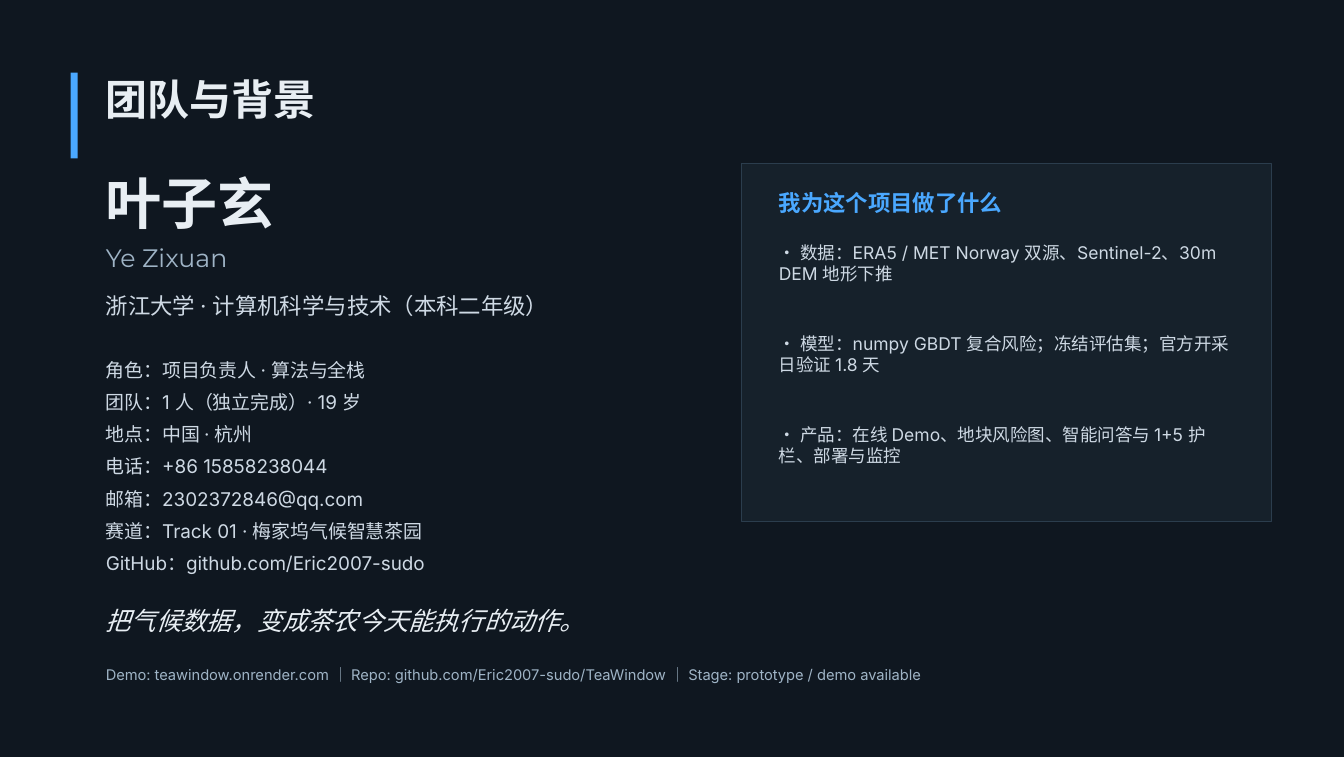
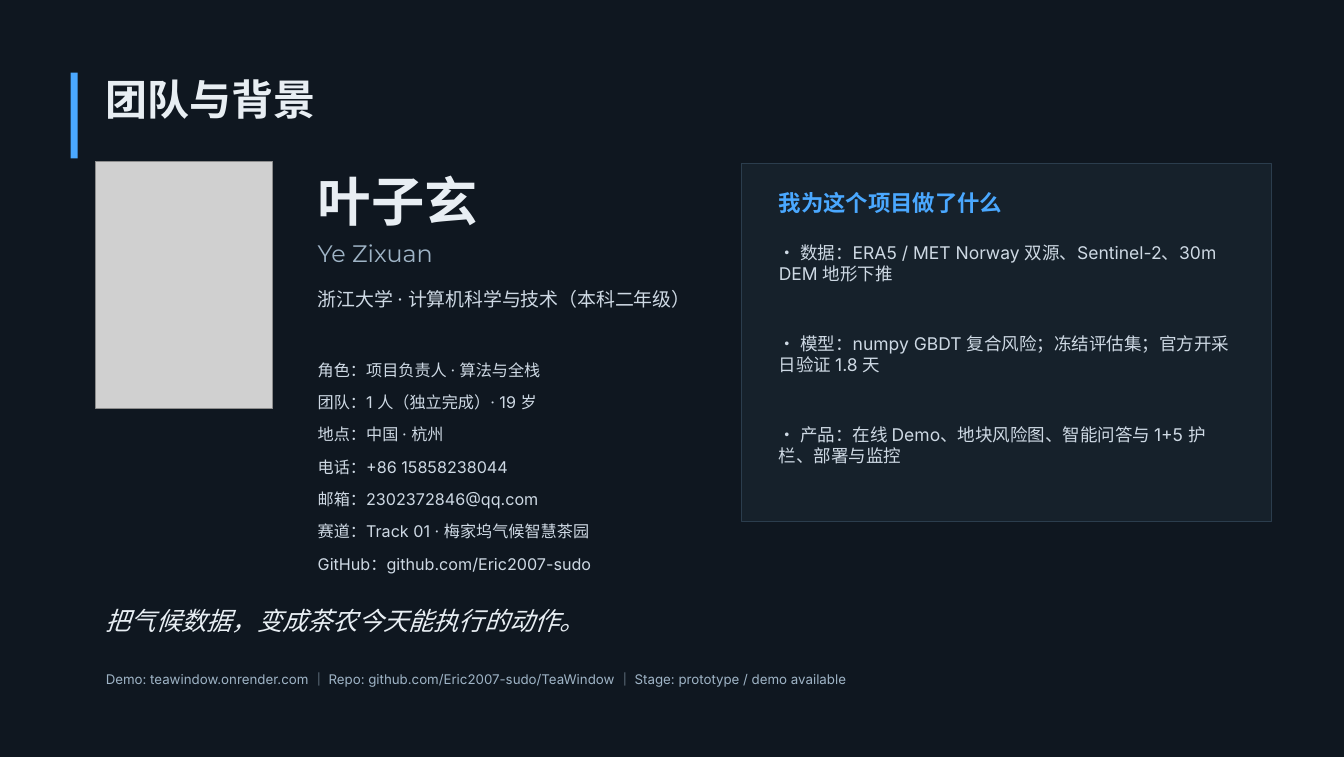
Before and after one commit to Eric2007-sudo/TeaWindow, a slide deck: slide 2 of submit/02_TeaWindow_Pitch_CN_14p.pptx. Drawn at 1344x757 pixels with LibreOffice and Linux fonts; fonts in the diff are those of the drawing; grey boxes stand for pictures. Boxes give left, top, right and bottom in pixels: in the first picture for what was removed or moved away, otherwise in the second. Text is boxed around its words. In the diff, an @@ line names an element or a change of style, - is before the commit and + after.

```diff
--- a/submit/02_TeaWindow_Pitch_CN_14p.pptx
+++ b/submit/02_TeaWindow_Pitch_CN_14p.pptx
@@ picture added at [96, 161, 272, 409] @@
@@ text "叶子玄": place and size @@
-text "叶子玄" at [106, 176, 274, 229]
+text "叶子玄" at [318, 175, 478, 226]
@@ text "叶子玄" at [318, 175, 478, 226]: size 40 to 38 pt @@
@@ text "Ye Zixuan": place and size @@
-text "Ye Zixuan" at [106, 248, 227, 267]
+text "Ye Zixuan" at [318, 244, 433, 262]
@@ text "Ye Zixuan" at [318, 244, 433, 262]: size 18 to 17 pt @@
@@ text "浙江大学 · 计算机科学与技术（本科二年级）": place and size @@
-text "浙江大学 · 计算机科学与技术（本科二年级）" at [106, 295, 548, 316]
+text "浙江大学 · 计算机科学与技术（本科二年级）" at [318, 290, 690, 308]
@@ text "浙江大学 · 计算机科学与技术（本科二年级）" at [318, 290, 690, 308]: size 16 to 13.5 pt @@
@@ text "角色：项目负责人 · 算法与全栈": place and size @@
-text "角色：项目负责人 · 算法与全栈" at [106, 361, 365, 379]
+text "角色：项目负责人 · 算法与全栈" at [318, 362, 541, 378]
@@ text "团队：1 人（独立完成）· 19 岁": place and size @@
-text "团队：1 人（独立完成）· 19 岁" at [106, 393, 361, 411]
+text "团队：1 人（独立完成）· 19 岁" at [318, 394, 537, 410]
@@ text "地点：中国 · 杭州": place and size @@
-text "地点：中国 · 杭州" at [106, 425, 253, 443]
+text "地点：中国 · 杭州" at [318, 426, 443, 442]
@@ text "电话：+86 15858238044": place and size @@
-text "电话：+86 15858238044" at [106, 457, 327, 475]
+text "电话：+86 15858238044" at [318, 459, 507, 475]
@@ text "邮箱：2302372846@qq.com": place and size @@
-text "邮箱：2302372846@qq.com" at [106, 490, 363, 510]
+text "邮箱：2302372846@qq.com" at [318, 491, 539, 509]
@@ text "赛道：Track 01 · 梅家坞气候智慧茶园": place and size @@
-text "赛道：Track 01 · 梅家坞气候智慧茶园" at [106, 522, 422, 540]
+text "赛道：Track 01 · 梅家坞气候智慧茶园" at [318, 523, 589, 539]
@@ size 13.5 to 11.5 pt in 7 elements at [318, 491, 539, 509], [318, 394, 537, 410], [318, 362, 541, 378], [318, 426, 443, 442], [318, 459, 507, 475], [318, 523, 589, 539], [318, 558, 591, 574] @@
@@ text "GitHub：github.com/Eric2007-sudo": place and size @@
-text "GitHub：github.com/Eric2007-sudo" at [106, 555, 425, 574]
+text "GitHub：github.com/Eric2007-sudo" at [318, 558, 591, 574]
@@ text "Demo: teawindow.onrender.com ｜ Repo: github.com/Eric2007-sud ..." at [106, 674, 846, 687]: size 10.5 to 9.5 pt @@
```
Also in this commit, not shown: 10 other files.
